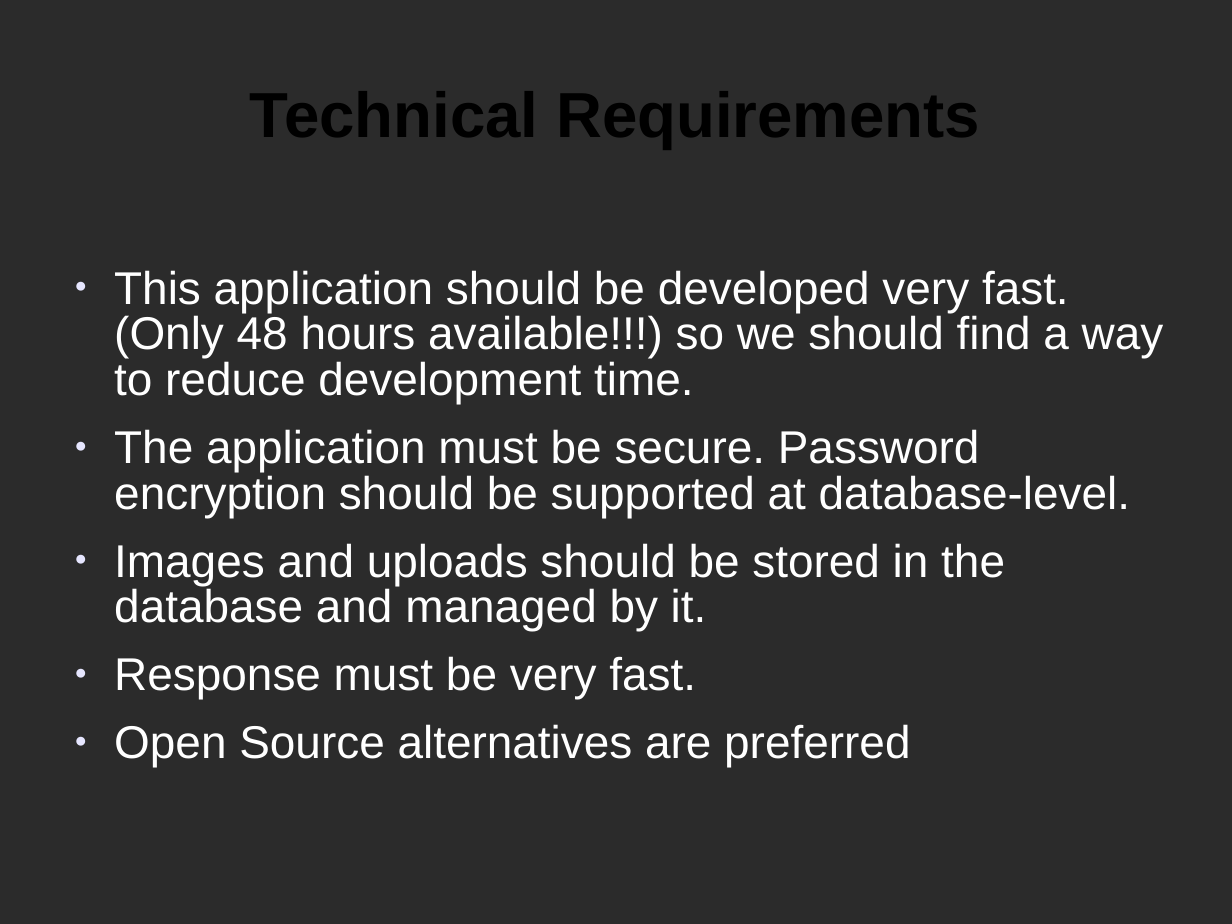
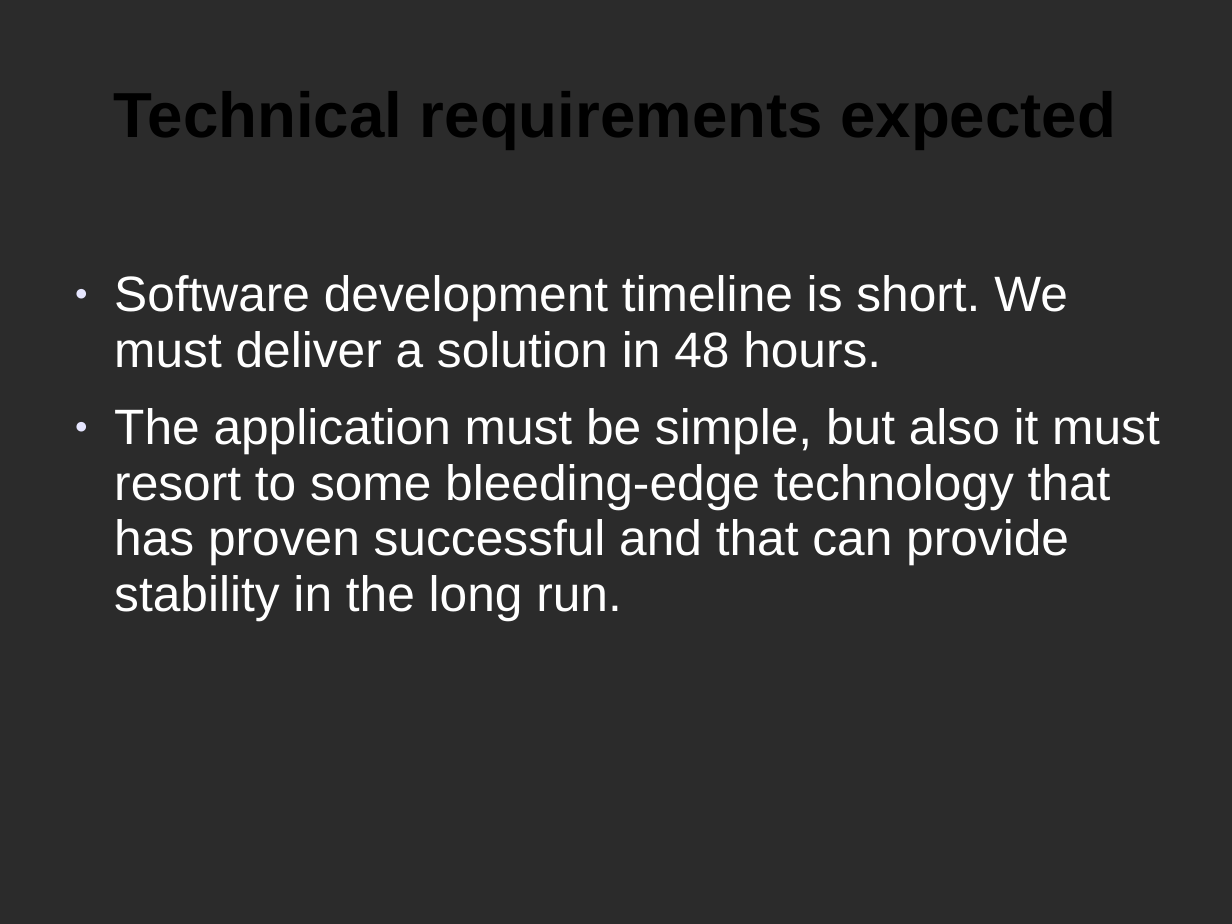
Before and after one commit to occ1983/eObservatory, a slide deck: slide 3 of eObservatory/NASA_PRESENTATION.ppt. Drawn at 1232x924 pixels with LibreOffice and Linux fonts; fonts in the diff are those of the drawing; background and template pictures are left out; a plain dark background stands for a picture behind light text. Boxes give left, top, right and bottom in pixels: in the first picture for what was removed or moved away, otherwise in the second. Text is boxed around its words. In the diff, an @@ line names an element or a change of style, - is before the commit and + after.

```diff
--- a/eObservatory/NASA_PRESENTATION.ppt
+++ b/eObservatory/NASA_PRESENTATION.ppt
@@ title at bbox=[114, 91, 1116, 149]: text changed @@
-Technical Requirements
+Technical requirements expected
@@ text at bbox=[114, 275, 1160, 620]: text changed; size 29.6 to 32 pt @@
-● This application should be developed very fast. (Only 48 hours available!!!) so we should find a way to reduce development time.
-● The application must be secure. Password encryption should be supported at database-level.
-● Images and uploads should be stored in the database and managed by it.
-● Response must be very fast.
-● Open Source alternatives are preferred
+● Software development timeline is short. We must deliver a solution in 48 hours.
+● The application must be simple, but also it must resort to some bleeding-edge technology that has proven successful and that can provide stability in the long run.
```
Also in this commit, not shown: 1 slide added, 3 slides removed.
